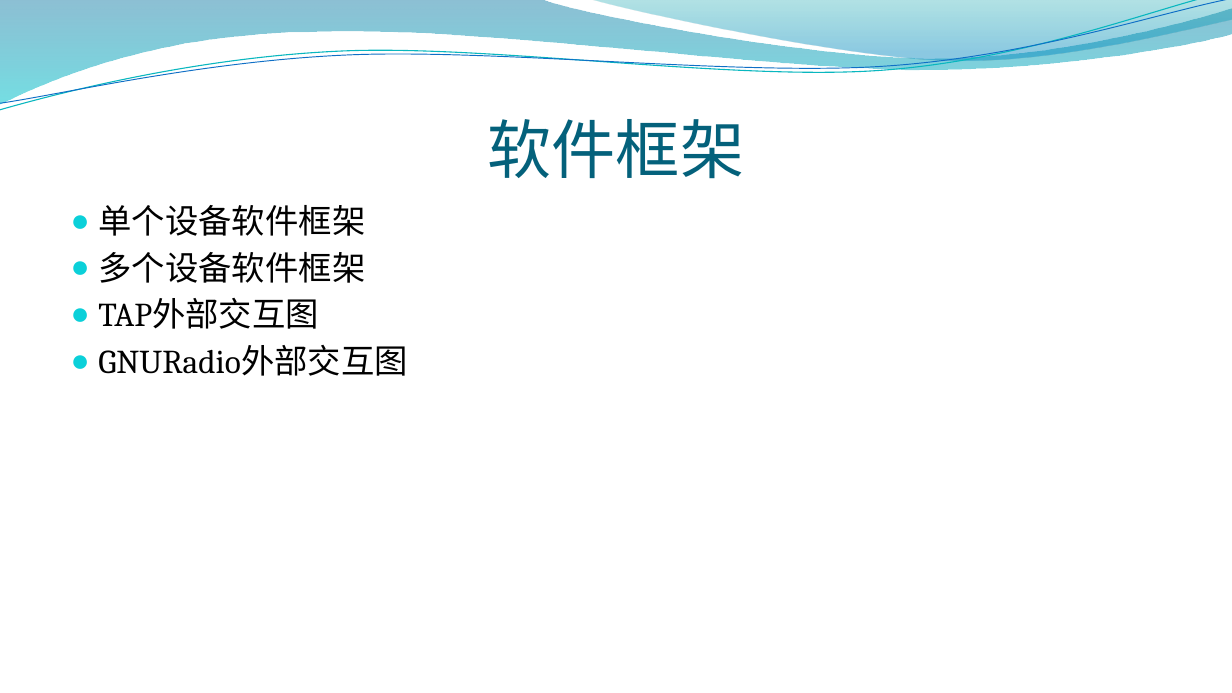
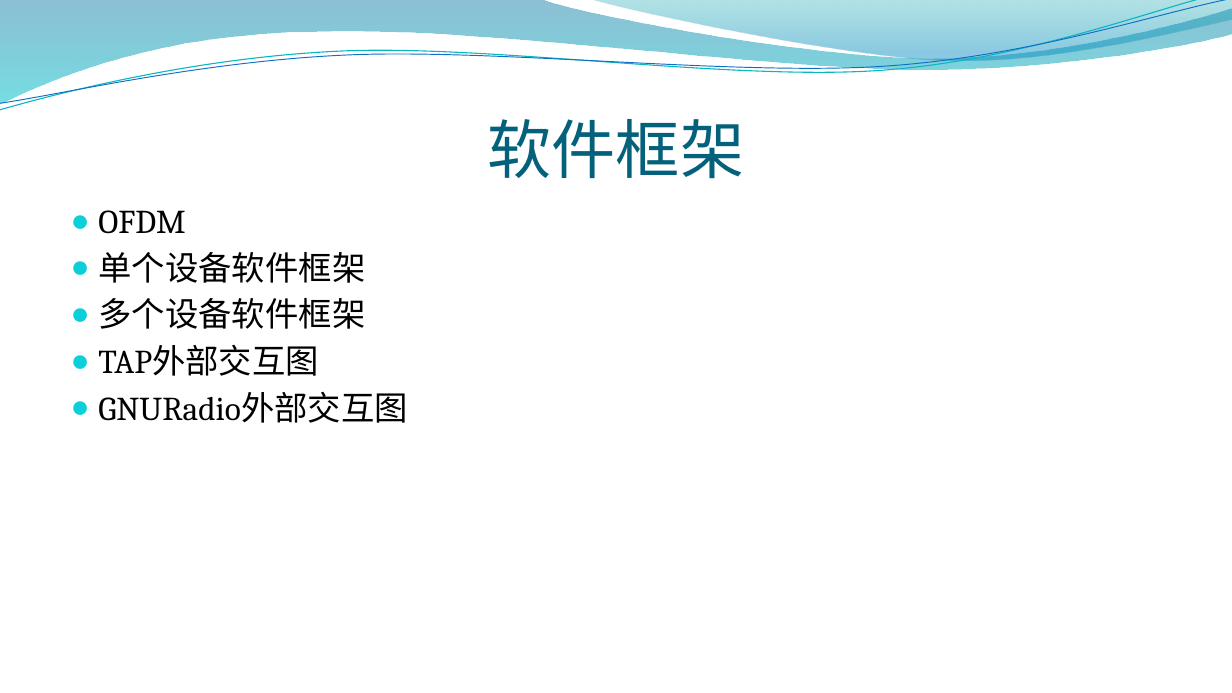
Before and after one commit to houwentaoff/test_gnuradio, a slide deck: slide 8 of doc/高速自组网.pptx (slide 7 before the commit). Drawn at 1232x693 pixels with LibreOffice and Linux fonts; fonts in the diff are those of the drawing; background and template pictures are left out. Boxes give left, top, right and bottom in pixels: in the first picture for what was removed or moved away, otherwise in the second. Text is boxed around its words. In the diff, an @@ line names an element or a change of style, - is before the commit and + after.

```diff
--- a/doc/高速自组网.pptx
+++ b/doc/高速自组网.pptx
@@ text at (98,210,185,234): paragraph added @@
+● OFDM
```
Also in this commit, not shown: 3 other slides changed, 5 slides added, 1 other file.
